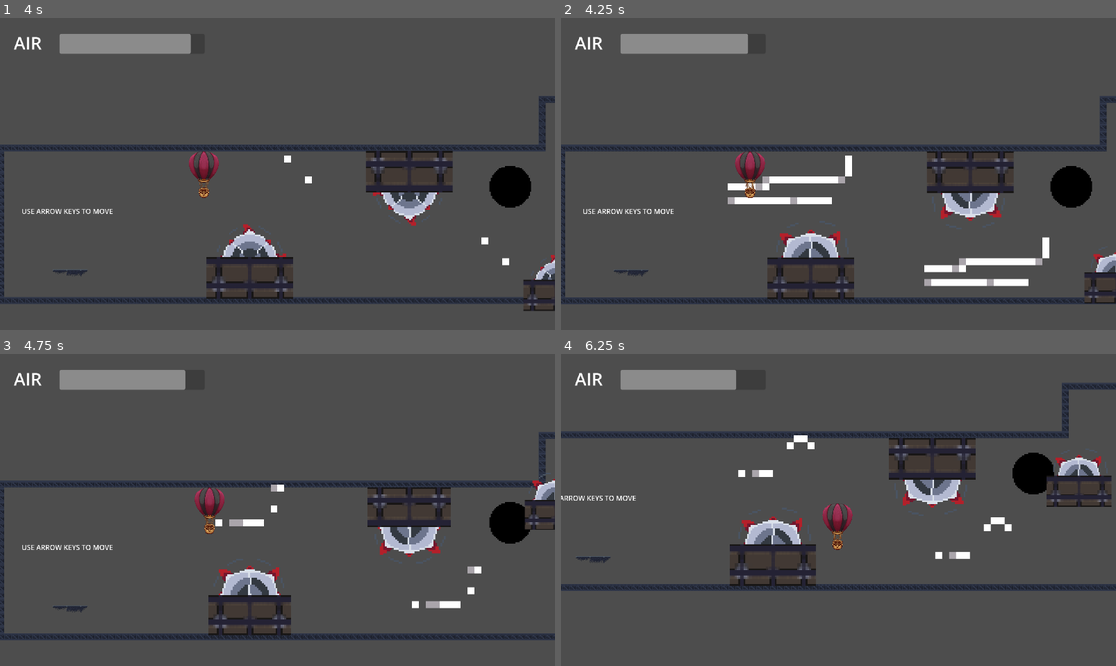
Above: before the commit, frames 1-4 (two rows, left to right).
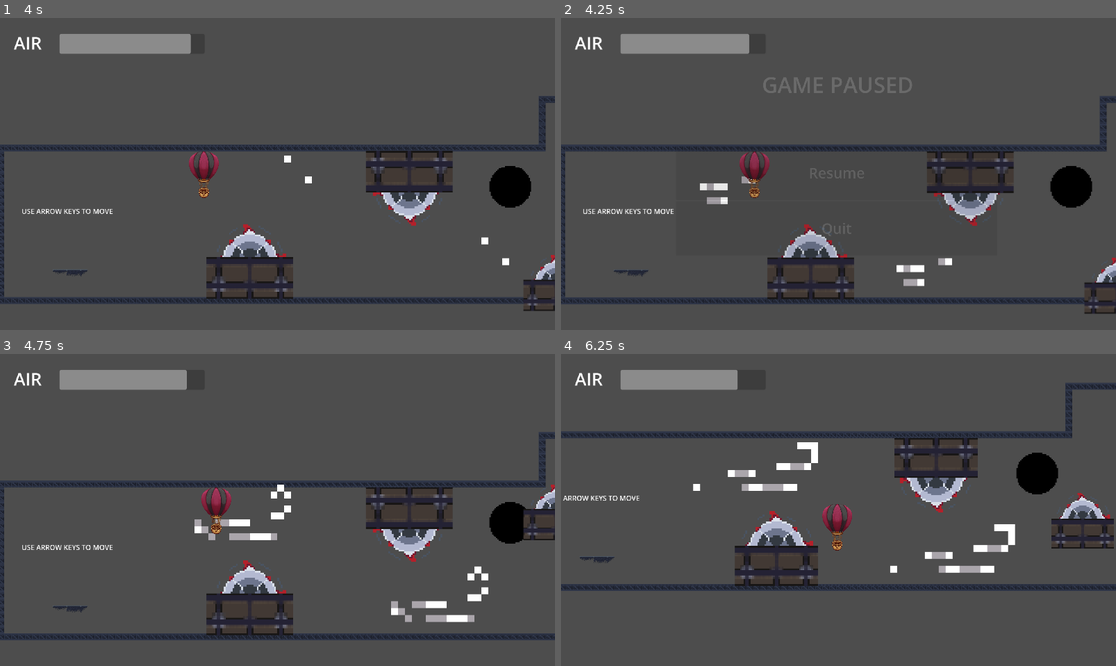
Above: after the commit, the same moments.

Repository: dylana62/balloon-game
Game: Godot game, scene res://scenes/game.tscn
The game is run twice, just before and just after one commit, with the same random seed, the same clock (stepped at 60 frames per second) and the same inputs.
Inputs (mouse positions are in pixels of both pictures, inside the frame that each line leads up to):
- Up to frame 1 (4 s): hold Right (right) 0.53-1.28 s; hold Shift (dash) 0.53-1.28 s; hold Down (down) 1.28-2.03 s; tap Shift (dash) at 1.35, 2.85 s; hold Right (right) 2.03-2.78 s; hold Shift (dash) 2.03-2.78 s; hold Up (up) 2.78-3.53 s; hold Left (left) from 3.53 s (still down); hold Shift (dash) from 3.53 s (still down)
- Up to frame 2 (4.25 s): keep holding Left (left); keep holding Shift (dash); tap Escape (pause) at 4.15 s
- Up to frame 3 (4.75 s): release Left (left) at 4.25 s; release Shift (dash) at 4.25 s; click (277, 510) at 4.25 s, where only the run after the commit has a clickable "Resume"
- Up to frame 4 (6.25 s): hold Left (left) 5.03-5.78 s; tap Shift (dash) at 5.1 s; hold Down (down) from 5.78 s (still down); hold Shift (dash) from 5.78 s (still down)

Frame 1 is identical in both runs. In frame 2, 5.1% of the frame differs, in the area x 25-100%, y 5-95%; in frame 3, 4.3%; in frame 4, 7.6%, in the area x 0-100%, y 5-76%.

Commit message:
Added pause menu
Current buttons are resume and quit (quits game immediately). Maybe add settings menu and have quit take you to a main menu

Diff:
--- a/project.godot
+++ b/project.godot
@@ -19,6 +19,7 @@
 
 Hud="*res://scenes/HUD.tscn"
 TransitionScreen="*res://scenes/transition_screen.tscn"
+PauseMenu="*res://scenes/pause_menu.tscn"
 
 [display]
 
--- /dev/null
+++ b/scenes/pause_menu.tscn
@@ -0,0 +1,154 @@
+[gd_scene load_steps=7 format=3 uid="uid://c4opshhgb0sjw"]
+
+[ext_resource type="Script" path="res://scripts/pause_menu.gd" id="1_kfx0s"]
+[ext_resource type="Shader" path="res://shaders/pause_menu.gdshader" id="1_ytbrl"]
+
+[sub_resource type="ShaderMaterial" id="ShaderMaterial_vtm8y"]
+shader = ExtResource("1_ytbrl")
+shader_parameter/lod = 0.0
+
+[sub_resource type="Animation" id="Animation_uhe1u"]
+resource_name = "blur"
+length = 0.3
+tracks/0/type = "value"
+tracks/0/imported = false
+tracks/0/enabled = true
+tracks/0/path = NodePath("ColorRect:material:shader_parameter/lod")
+tracks/0/interp = 1
+tracks/0/loop_wrap = true
+tracks/0/keys = {
+"times": PackedFloat32Array(0, 0.3),
+"transitions": PackedFloat32Array(1, 1),
+"update": 0,
+"values": [0.0, 0.8]
+}
+tracks/1/type = "value"
+tracks/1/imported = false
+tracks/1/enabled = true
+tracks/1/path = NodePath("MarginContainer:modulate")
+tracks/1/interp = 1
+tracks/1/loop_wrap = true
+tracks/1/keys = {
+"times": PackedFloat32Array(0, 0.3),
+"transitions": PackedFloat32Array(1, 1),
+"update": 0,
+"values": [Color(1, 1, 1, 0), Color(1, 1, 1, 1)]
+}
+tracks/2/type = "value"
+tracks/2/imported = false
+tracks/2/enabled = true
+tracks/2/path = NodePath("Label:modulate")
+tracks/2/interp = 1
+tracks/2/loop_wrap = true
+tracks/2/keys = {
+"times": PackedFloat32Array(0, 0.3),
+"transitions": PackedFloat32Array(1, 1),
+"update": 0,
+"values": [Color(1, 1, 1, 0), Color(1, 1, 1, 1)]
+}
+
+[sub_resource type="Animation" id="Animation_njs6f"]
+length = 0.001
+tracks/0/type = "value"
+tracks/0/imported = false
+tracks/0/enabled = true
+tracks/0/path = NodePath("ColorRect:material:shader_parameter/lod")
+tracks/0/interp = 1
+tracks/0/loop_wrap = true
+tracks/0/keys = {
+"times": PackedFloat32Array(0),
+"transitions": PackedFloat32Array(1),
+"update": 0,
+"values": [0.0]
+}
+tracks/1/type = "value"
+tracks/1/imported = false
+tracks/1/enabled = true
+tracks/1/path = NodePath("MarginContainer:modulate")
+tracks/1/interp = 1
+tracks/1/loop_wrap = true
+tracks/1/keys = {
+"times": PackedFloat32Array(0),
+"transitions": PackedFloat32Array(1),
+"update": 0,
+"values": [Color(1, 1, 1, 0)]
+}
+tracks/2/type = "value"
+tracks/2/imported = false
+tracks/2/enabled = true
+tracks/2/path = NodePath("Label:modulate")
+tracks/2/interp = 1
+tracks/2/loop_wrap = true
+tracks/2/keys = {
+"times": PackedFloat32Array(0),
+"transitions": PackedFloat32Array(1),
+"update": 0,
+"values": [Color(1, 1, 1, 0)]
+}
+
+[sub_resource type="AnimationLibrary" id="AnimationLibrary_y5261"]
+_data = {
+"RESET": SubResource("Animation_njs6f"),
+"blur": SubResource("Animation_uhe1u")
+}
+
+[node name="PauseMenu" type="CanvasLayer"]
+script = ExtResource("1_kfx0s")
+
+[node name="Control" type="Control" parent="."]
+process_mode = 3
+layout_mode = 3
+anchors_preset = 15
+anchor_right = 1.0
+anchor_bottom = 1.0
+grow_horizontal = 2
+grow_vertical = 2
+
+[node name="ColorRect" type="ColorRect" parent="Control"]
+material = SubResource("ShaderMaterial_vtm8y")
+layout_mode = 1
+anchors_preset = 15
+anchor_right = 1.0
+anchor_bottom = 1.0
+grow_horizontal = 2
+grow_vertical = 2
+
+[node name="MarginContainer" type="MarginContainer" parent="Control"]
+modulate = Color(1, 1, 1, 0)
+layout_mode = 0
+offset_left = 398.0
+offset_top = 442.0
+offset_right = 1509.0
+offset_bottom = 822.0
+
+[node name="VBoxContainer" type="VBoxContainer" parent="Control/MarginContainer"]
+layout_mode = 2
+
+[node name="Resume" type="Button" parent="Control/MarginContainer/VBoxContainer"]
+layout_mode = 2
+size_flags_vertical = 3
+theme_override_font_sizes/font_size = 50
+text = "Resume"
+
+[node name="Quit" type="Button" parent="Control/MarginContainer/VBoxContainer"]
+layout_mode = 2
+size_flags_vertical = 3
+theme_override_font_sizes/font_size = 50
+text = "Quit"
+
+[node name="Label" type="Label" parent="Control"]
+modulate = Color(1, 1, 1, 0)
+offset_left = 695.0
+offset_top = 178.0
+offset_right = 1219.0
+offset_bottom = 281.0
+theme_override_font_sizes/font_size = 75
+text = "GAME PAUSED"
+
+[node name="AnimationPlayer" type="AnimationPlayer" parent="Control"]
+libraries = {
+"": SubResource("AnimationLibrary_y5261")
+}
+
+[connection signal="pressed" from="Control/MarginContainer/VBoxContainer/Resume" to="." method="_on_resume_pressed"]
+[connection signal="pressed" from="Control/MarginContainer/VBoxContainer/Quit" to="." method="_on_quit_pressed"]
--- /dev/null
+++ b/scripts/pause_menu.gd
@@ -0,0 +1,24 @@
+extends CanvasLayer
+
+@onready var anim_player: AnimationPlayer = $Control/AnimationPlayer
+
+# Called when the node enters the scene tree for the first time.
+func _ready() -> void:
+	hide()
+	anim_player.play("RESET")
+
+func resume():
+	get_tree().paused = false
+	anim_player.play_backwards("blur")
+	hide()
+
+func pause():
+	show()
+	get_tree().paused = true
+	anim_player.play("blur")
+
+func _on_resume_pressed() -> void:
+	resume()
+
+func _on_quit_pressed() -> void:
+	get_tree().quit()
--- a/scripts/player.gd
+++ b/scripts/player.gd
@@ -41,6 +41,10 @@
 		await TransitionScreen.on_transition_finished
 		get_tree().reload_current_scene()
 
+	# Handle pause/unpause
+	if Input.is_action_just_pressed("pause"):
+		PauseMenu.pause()
+
 
 func _physics_process(delta: float) -> void:
 	# Get the input direction and handle the movement/deceleration.
--- /dev/null
+++ b/shaders/pause_menu.gdshader
@@ -0,0 +1,14 @@
+shader_type canvas_item;
+uniform sampler2D SCREEN_TEXTURE: hint_screen_texture, filter_linear_mipmap;
+
+uniform float lod: hint_range(0.0, 5.0) = 0.0;
+
+void fragment() {
+	vec4 color = texture(SCREEN_TEXTURE, SCREEN_UV, lod);
+	COLOR = color;
+}
+
+//void light() {
+	// Called for every pixel for every light affecting the CanvasItem.
+	// Uncomment to replace the default light processing function with this one.
+//}
